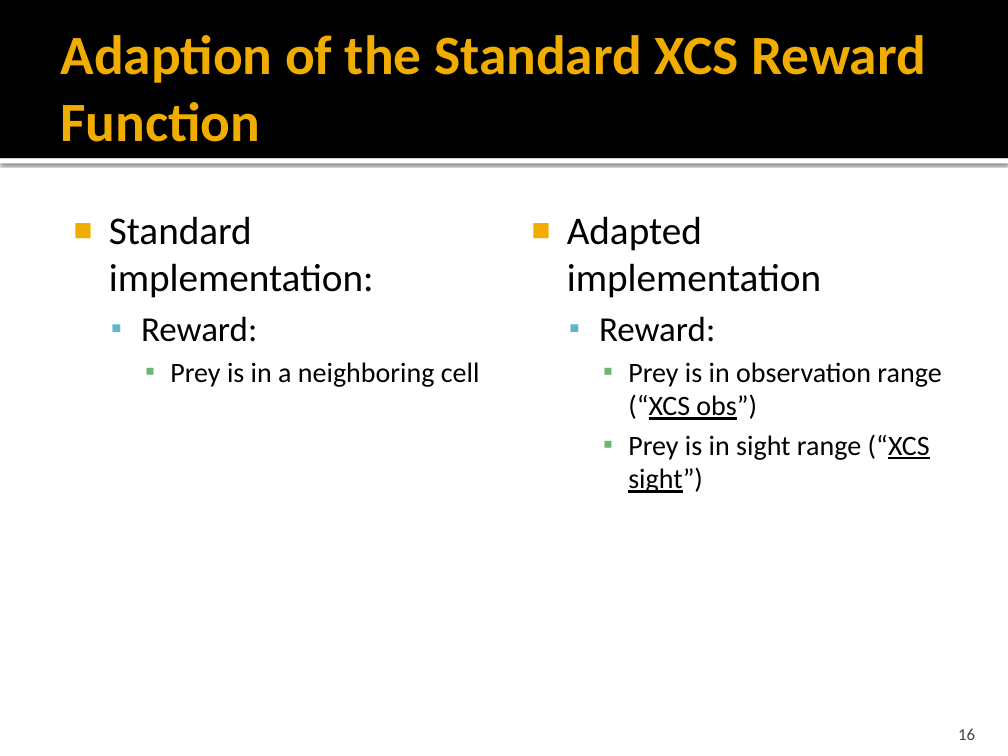
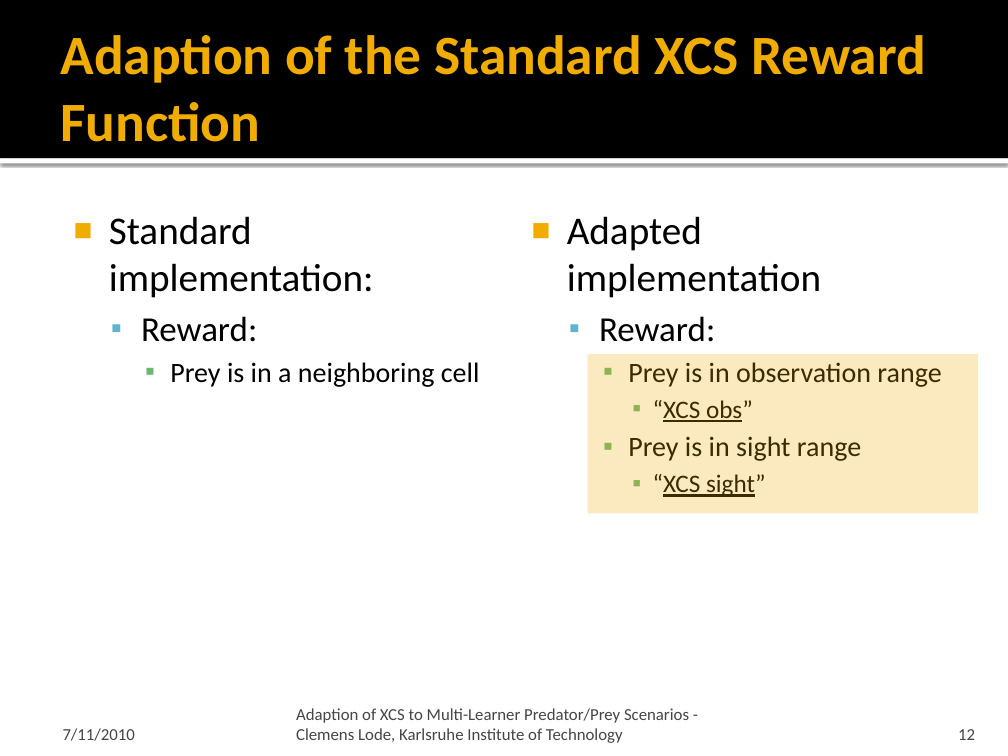
Before and after one commit to ClemensLode/GECCO-XCS-paper, a slide deck: slide 12 of Presentation/Adaption of XCS to Multi-Learner Predator.pptx (slide 16 before the commit). Drawn at 1008x756 pixels with LibreOffice and Linux fonts; fonts in the diff are those of the drawing. Boxes give left, top, right and bottom in pixels: in the first picture for what was removed or moved away, otherwise in the second. Text is boxed around its words. In the diff, an @@ line names an element or a change of style, - is before the commit and + after.

```diff
--- a/Presentation/Adaption of XCS to Multi-Learner Predator.pptx
+++ b/Presentation/Adaption of XCS to Multi-Learner Predator.pptx
@@ rectangle added at (588,354,978,513), fill #F0AD00 at 25% opacity @@
@@ text at (628,362,941,497): text changed @@
-    ▪ Prey is in observation range (“XCS obs”)
-    ▪ Prey is in sight range (“XCS sight”)
+    ▪ Prey is in observation range
+      ▪ “XCS obs”
+    ▪ Prey is in sight range
+      ▪ “XCS sight”
@@ text added at (296,708,689,743), 12 pt, text #454545 @@
+Adaption of XCS to Multi-Learner Predator/Prey Scenarios - Clemens Lode, Karlsruhe Institute of Technology
@@ text added at (63,728,135,741), 12 pt, text #454545 @@
+7/11/2010
@@ page number at (958,729,975,740): text changed @@
-16
+12
```
Also in this commit, not shown: 37 other slides changed, 4 slides added, 4 slides removed, 1 other file.
